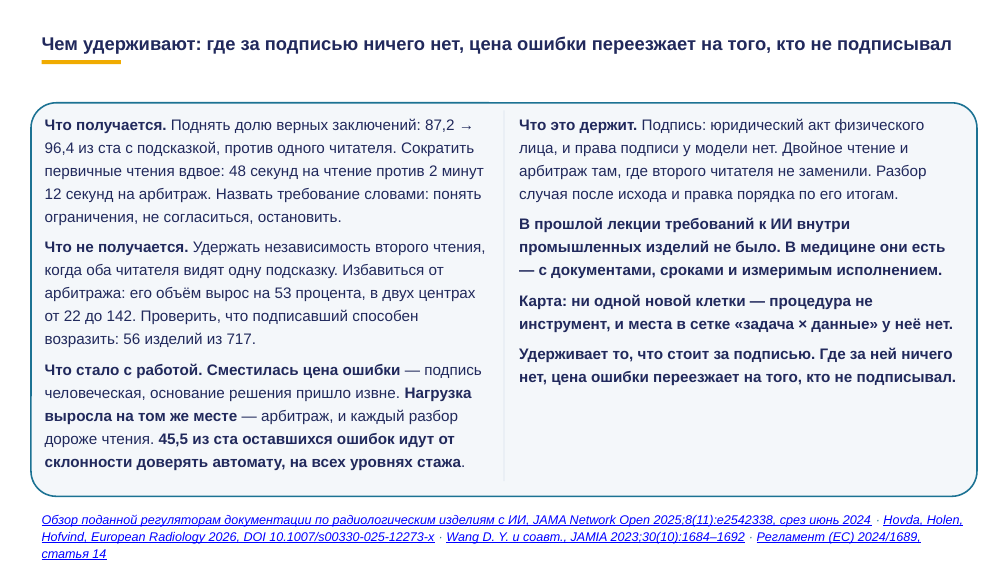
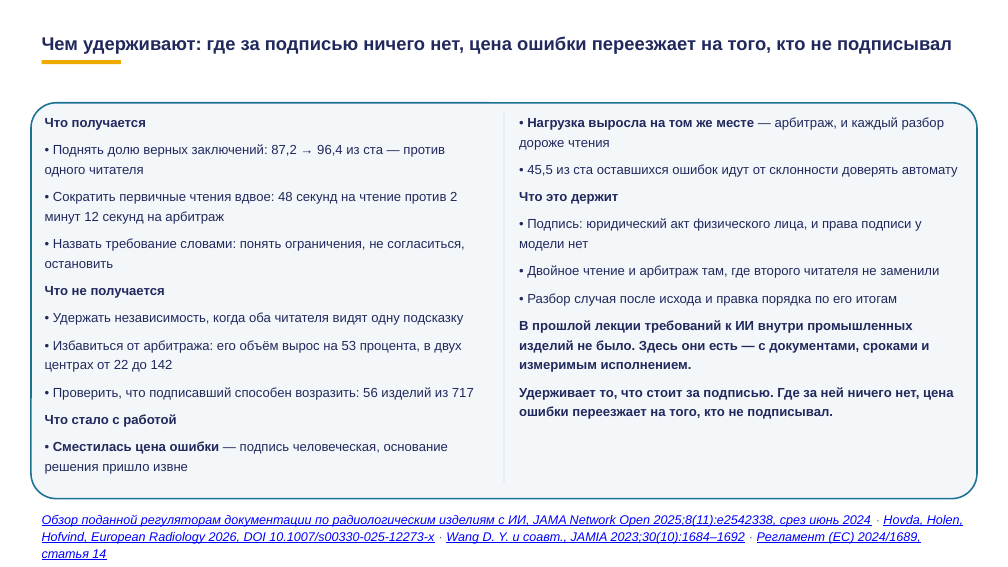
Before and after one commit to tellina-study/AI-usage-lessons, a slide deck: slide 73 of library/lectures/lec-07/rework/deck/lec-07-karkas.pptx (slide 68 before the commit). Drawn at 1008x567 pixels with LibreOffice and Linux fonts; fonts in the diff are those of the drawing. Boxes give left, top, right and bottom in pixels: in the first picture for what was removed or moved away, otherwise in the second. Text is boxed around its words. In the diff, an @@ line names an element or a change of style, - is before the commit and + after.

Commit message:
#229 пересобранные артефакты деки после правок ядра и карт

```diff
--- a/library/lectures/lec-07/rework/deck/lec-07-karkas.pptx
+++ b/library/lectures/lec-07/rework/deck/lec-07-karkas.pptx
@@ text at bbox=[45, 118, 474, 474]: text changed; size 14.5 to 12.5 pt @@
-Что получается. Поднять долю верных заключений: 87,2 → 96,4 из ста с подсказкой, против одного читателя. Сократить первичные чтения вдвое: 48 секунд на чтение против 2 минут 12 секунд на арбитраж. Назвать требование словами: понять ограничения, не согласиться, остановить.
-Что не получается. Удержать независимость второго чтения, когда оба читателя видят одну подсказку. Избавиться от арбитража: его объём вырос на 53 процента, в двух центрах от 22 до 142. Проверить, что подписавший способен возразить: 56 изделий из 717.
-Что стало с работой. Сместилась цена ошибки — подпись человеческая, основание решения пришло извне. Нагрузка выросла на том же месте — арбитраж, и каждый разбор дороже чтения. 45,5 из ста оставшихся ошибок идут от склонности доверять автомату, на всех уровнях стажа.
+Что получается
+• Поднять долю верных заключений: 87,2 → 96,4 из ста — против одного читателя
+• Сократить первичные чтения вдвое: 48 секунд на чтение против 2 минут 12 секунд на арбитраж
+• Назвать требование словами: понять ограничения, не согласиться, остановить
+Что не получается
+• Удержать независимость, когда оба читателя видят одну подсказку
+• Избавиться от арбитража: его объём вырос на 53 процента, в двух центрах от 22 до 142
+• Проверить, что подписавший способен возразить: 56 изделий из 717
+Что стало с работой
+• Сместилась цена ошибки — подпись человеческая, основание решения пришло извне
@@ text at bbox=[519, 117, 958, 372]: text changed; size 14.5 to 12.5 pt; bold off @@
-Что это держит. Подпись: юридический акт физического лица, и права подписи у модели нет. Двойное чтение и арбитраж там, где второго читателя не заменили. Разбор случая после исхода и правка порядка по его итогам.
-В прошлой лекции требований к ИИ внутри промышленных изделий не было. В медицине они есть — с документами, сроками и измеримым исполнением.
-Карта: ни одной новой клетки — процедура не инструмент, и места в сетке «задача × данные» у неё нет.
+• Нагрузка выросла на том же месте — арбитраж, и каждый разбор дороже чтения
+• 45,5 из ста оставшихся ошибок идут от склонности доверять автомату
+Что это держит
+• Подпись: юридический акт физического лица, и права подписи у модели нет
+• Двойное чтение и арбитраж там, где второго читателя не заменили
+• Разбор случая после исхода и правка порядка по его итогам
+В прошлой лекции требований к ИИ внутри промышленных изделий не было. Здесь они есть — с документами, сроками и измеримым исполнением.
@@ text at bbox=[519, 387, 954, 419]: size 14.5 to 12.5 pt in "Удерживает то, что стоит за подписью. Где ..." @@
```
Also in this commit, not shown: 78 other slides changed, 10 slides added, 3 slides removed, 1 other file.
